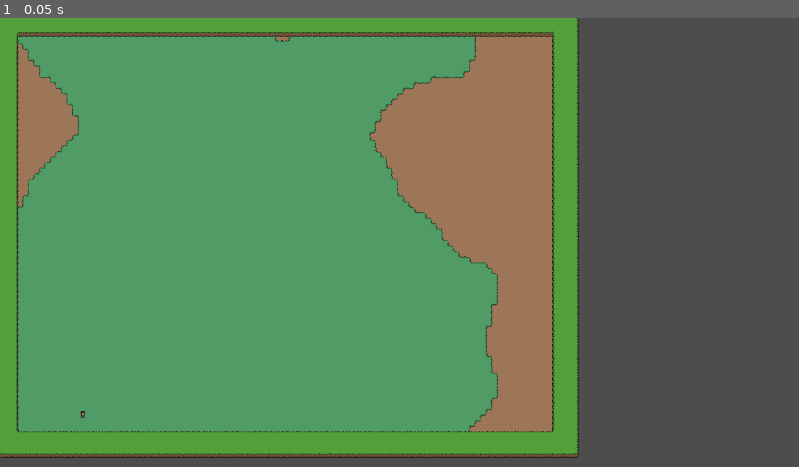
Above: before the commit, frame 1.
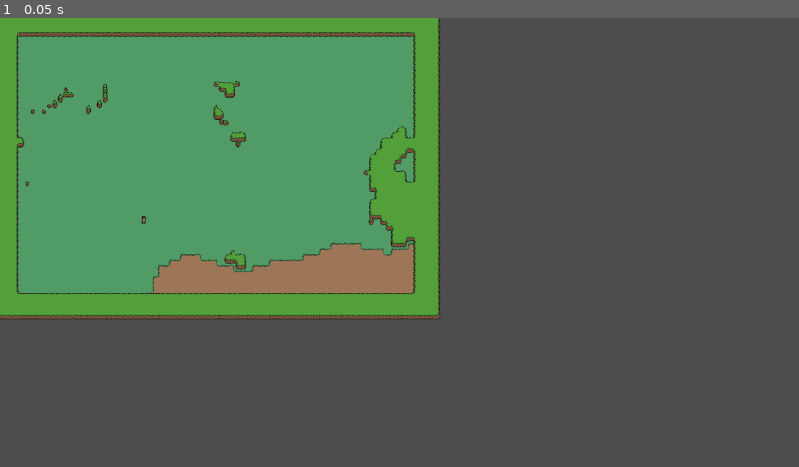
Above: after the commit, the same moment.

Repository: jestemkarol/roguelike-game-godot
Game: Godot game, scene res://scenes/proc_world_gen.tscn
Two runs of this game, one before a commit and one after it. Both use one fixed random seed, a clock stepped at 60 frames per second and the inputs below. This scene is started directly instead of the project's main scene.
Inputs:
- Up to frame 1 (0.05 s): no input

The runs differ from the first frame. In frame 1, 45% of the frame differs, in the area x 0-73%, y 0-98%.

Commit message:
Spawn player out of cliff area

Diff:
--- a/scenes/proc_world_gen.tscn
+++ b/scenes/proc_world_gen.tscn
@@ -7,18 +7,27 @@
 [ext_resource type="Script" path="res://scripts/world_gen/BorderAreaGenerator.gd" id="5_xac4r"]
 [ext_resource type="Script" path="res://scripts/world_gen/AreaSettings.gd" id="6_33jtd"]
 
-[sub_resource type="FastNoiseLite" id="FastNoiseLite_4stwk"]
+[sub_resource type="FastNoiseLite" id="FastNoiseLite_v0f4q"]
 noise_type = 4
-seed = 4
+frequency = 0.0735
 
-[sub_resource type="NoiseTexture2D" id="NoiseTexture2D_6hxvo"]
+[sub_resource type="NoiseTexture2D" id="NoiseTexture2D_0kud5"]
 width = 75
-height = 100
-noise = SubResource("FastNoiseLite_4stwk")
+height = 50
+noise = SubResource("FastNoiseLite_v0f4q")
+
+[sub_resource type="FastNoiseLite" id="FastNoiseLite_2nv4w"]
+noise_type = 4
+
+[sub_resource type="NoiseTexture2D" id="NoiseTexture2D_3an7q"]
+width = 75
+height = 50
+noise = SubResource("FastNoiseLite_2nv4w")
 
 [node name="proc_world_gen" type="Node2D"]
 script = ExtResource("1_1mskc")
-noise_height_texture = SubResource("NoiseTexture2D_6hxvo")
+noise_height_texture = SubResource("NoiseTexture2D_0kud5")
+noise_paths_texture = SubResource("NoiseTexture2D_3an7q")
 
 [node name="TileMap" type="TileMap" parent="."]
 unique_name_in_owner = true
@@ -36,15 +45,18 @@
 layer_2/tile_data = PackedInt32Array()
 
 [node name="Player" parent="." instance=ExtResource("3_8op7g")]
-z_index = 2
+z_index = 1
+y_sort_enabled = true
 
 [node name="Camera2D" type="Camera2D" parent="Player"]
 position = Vector2(0, -5)
+ignore_rotation = false
 enabled = false
-zoom = Vector2(2.5, 2.5)
+zoom = Vector2(2, 2)
 
 [node name="Camera2D" type="Camera2D" parent="."]
 position = Vector2(1130, 626)
+ignore_rotation = false
 zoom = Vector2(0.5, 0.5)
 
 [node name="generators" type="Node" parent="."]
--- a/scripts/proc_world_gen.gd
+++ b/scripts/proc_world_gen.gd
@@ -1,7 +1,9 @@
 extends Node2D
 
 @export var noise_height_texture: NoiseTexture2D
-var noise: Noise
+@export var noise_paths_texture: NoiseTexture2D
+var height_noise: Noise
+var paths_noise: Noise
 
 @onready var tile_map: TileMap = $TileMap
 @onready var player: CharacterBody2D = $Player
@@ -14,20 +16,24 @@
 
 var border_area_generator: BorderAreaGenerator
 var paths_array: Array = []
+var cliffs_array: Array = []
 
 var PLAYER_SPAWN_AREA: Dictionary
 
 func _ready() -> void:
 	randomize()
-	noise = noise_height_texture.noise
+	height_noise = noise_height_texture.noise
+	paths_noise = noise_paths_texture.noise
+	height_noise.set_seed(randi())
+	paths_noise.set_seed(randi())
 	initialize_constants()
 	var area_settings = AreaSettings.new()
-	border_area_generator = BorderAreaGenerator.new(tile_map, noise, area_settings)
+	border_area_generator = BorderAreaGenerator.new(tile_map, height_noise, area_settings)
 	generate_level()
 
 func initialize_constants() -> void:
 	PLAYER_SPAWN_AREA = {
-		"top_left": Vector2i(5, AreaSettings.HEIGHT - 7),
+		"top_left": Vector2i(5, 5),
 		"bottom_right": Vector2i(AreaSettings.WIDTH - 5, AreaSettings.HEIGHT - 5)
 	}
 
@@ -35,12 +41,16 @@
 	for x in range(AreaSettings.WIDTH):
 		for y in range(AreaSettings.HEIGHT):
 			var point = Vector2i(x, y)
-			var noise_val = noise.get_noise_2d(x, y)
+			var paths_noise_val = paths_noise.get_noise_2d(x, y)
+			var height_noise_val = height_noise.get_noise_2d(x, y)
 			set_grass(point)
-			if noise_val > 0.0 && noise_val < 0.1:
+			if paths_noise_val > 0.0 && paths_noise_val < 0.1:
 				paths_array.append(point)
+			elif height_noise_val > 0.2:
+				cliffs_array.append(point)
 
 	tile_map.set_cells_terrain_connect(AreaSettings.LAYERS.ground, paths_array, AreaSettings.PATH.terrain_set_id, AreaSettings.PATH.terrain_id)
+	tile_map.set_cells_terrain_connect(AreaSettings.LAYERS.cliff, cliffs_array, AreaSettings.CLIFFS.terrain_set_id, AreaSettings.CLIFFS.terrain_id)
 	border_area_generator.generate_borders()
 	spawn_player()
 
@@ -48,5 +58,24 @@
 	tile_map.set_cell(AreaSettings.LAYERS.ground, position, AreaSettings.GRASS.source_id, AreaSettings.GRASS.atlas)
 
 func spawn_player() -> void:
-	var player_position = Helpers.get_random_point_in_area(PLAYER_SPAWN_AREA.top_left, PLAYER_SPAWN_AREA.bottom_right)
-	player.global_position = tile_map.map_to_local(player_position)
+	var attempts = 0
+	var max_attempts = 30
+	var player_position = Vector2()
+	var tile_data = null
+
+	while attempts < max_attempts:
+		player_position = Helpers.get_random_point_in_area(PLAYER_SPAWN_AREA.top_left, PLAYER_SPAWN_AREA.bottom_right)
+		tile_data = tile_map.get_cell_tile_data(AreaSettings.LAYERS.cliff, player_position)
+
+		if !tile_data:
+			player.global_position = tile_map.map_to_local(player_position)
+			print('Player spawned successfully after ', attempts + 1, ' attempts.')
+			print('Player pos: ', player_position)
+			return
+		else:
+			print('[%s] Tried to spawn at %s, but tile_data.terrain: %s, terrain_set: %s' % [attempts, player_position, tile_data.terrain, tile_data.terrain_set])
+			attempts += 1
+
+	# If the loop completes without finding a suitable tile, restart the setup
+	print("Failed to find a suitable grass tile for player spawn after %d attempts. Restarting setup..." % max_attempts)
+	_ready()  # Call the _ready() function to reset the setup
--- a/scripts/world_gen/AreaSettings.gd
+++ b/scripts/world_gen/AreaSettings.gd
@@ -4,8 +4,8 @@
 
 # Area size
 # REMEMBER if changing to change Noise H&W
-const HEIGHT = 75
-const WIDTH = 100
+const HEIGHT = 50
+const WIDTH = 75
 
 # Layers
 const LAYERS = {
Not shown: 1 places in scenes/proc_world_gen.tscn that only renumber resources
